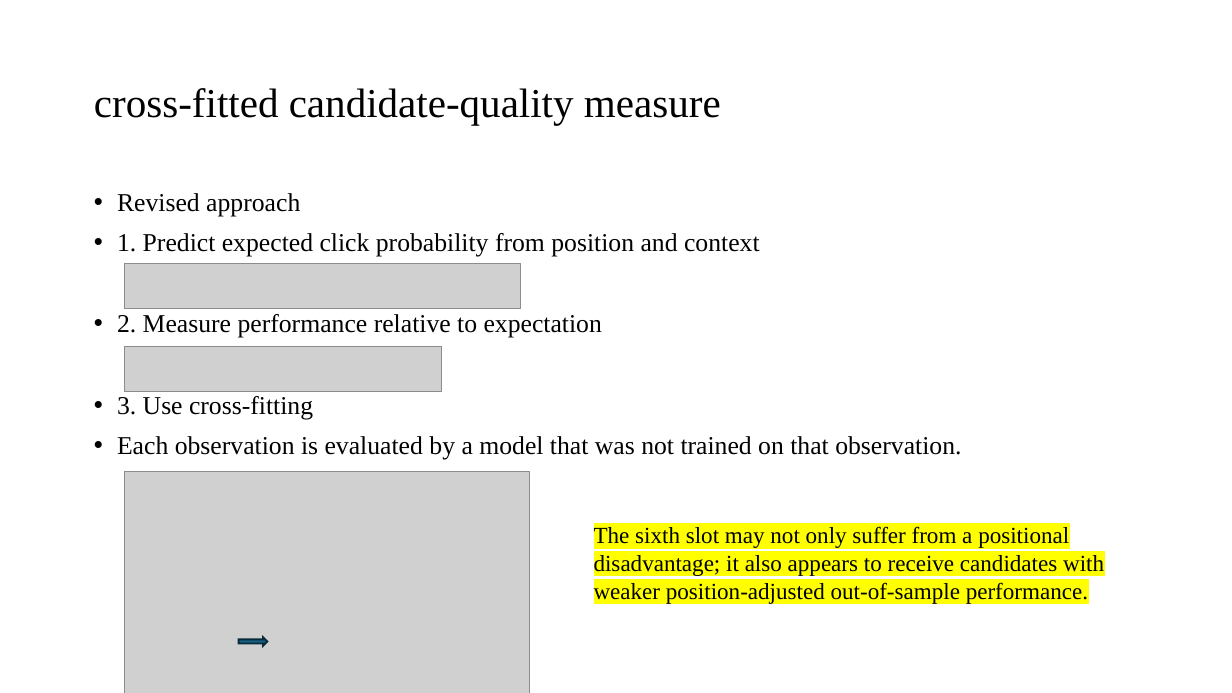
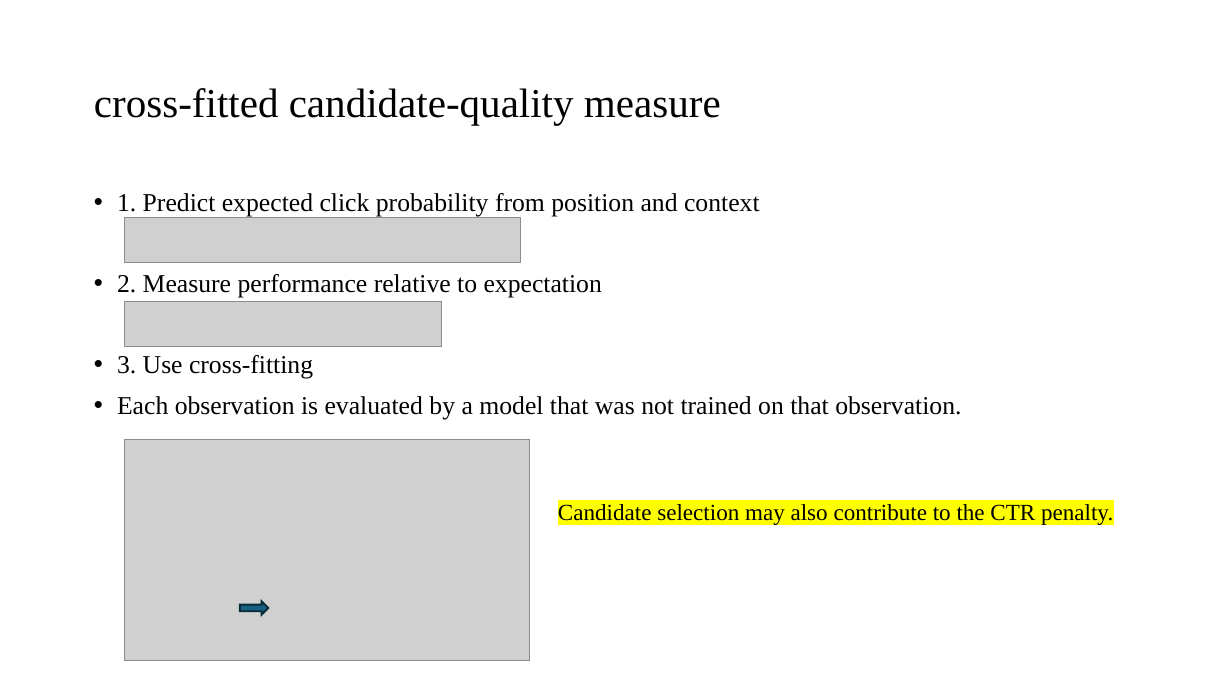
Before and after one commit to weiran901/Introduction2CSS-Final, a slide deck: slide 7 of Presentation.pptx. Drawn at 1232x693 pixels with LibreOffice and Linux fonts; fonts in the diff are those of the drawing; grey boxes stand for pictures. Boxes give left, top, right and bottom in pixels: in the first picture for what was removed or moved away, otherwise in the second. Text is boxed around its words. In the diff, an @@ line names an element or a change of style, - is before the commit and + after.

Commit message:
Update presentation deck

```diff
--- a/Presentation.pptx
+++ b/Presentation.pptx
@@ text at (x1=117, y1=193, x2=300, y2=216): paragraph removed @@
-• Revised approach
@@ picture moved from (x1=125, y1=264, x2=521, y2=310) to (x1=125, y1=218, x2=521, y2=263) @@
@@ picture moved from (x1=125, y1=347, x2=442, y2=392) to (x1=125, y1=301, x2=442, y2=347) @@
@@ picture moved from (x1=125, y1=471, x2=531, y2=693) to (x1=125, y1=439, x2=531, y2=661) @@
@@ text at (x1=558, y1=504, x2=1113, y2=526): text changed @@
-The sixth slot may not only suffer from a positional disadvantage; it also appears to receive candidates with weaker position-adjusted out-of-sample performance.
+Candidate selection may also contribute to the CTR penalty.
@@ right arrow resized from (x1=238, y1=638, x2=267, y2=646) to (x1=240, y1=602, x2=269, y2=615) @@
```
Also in this commit, not shown: 2 other slides changed.
